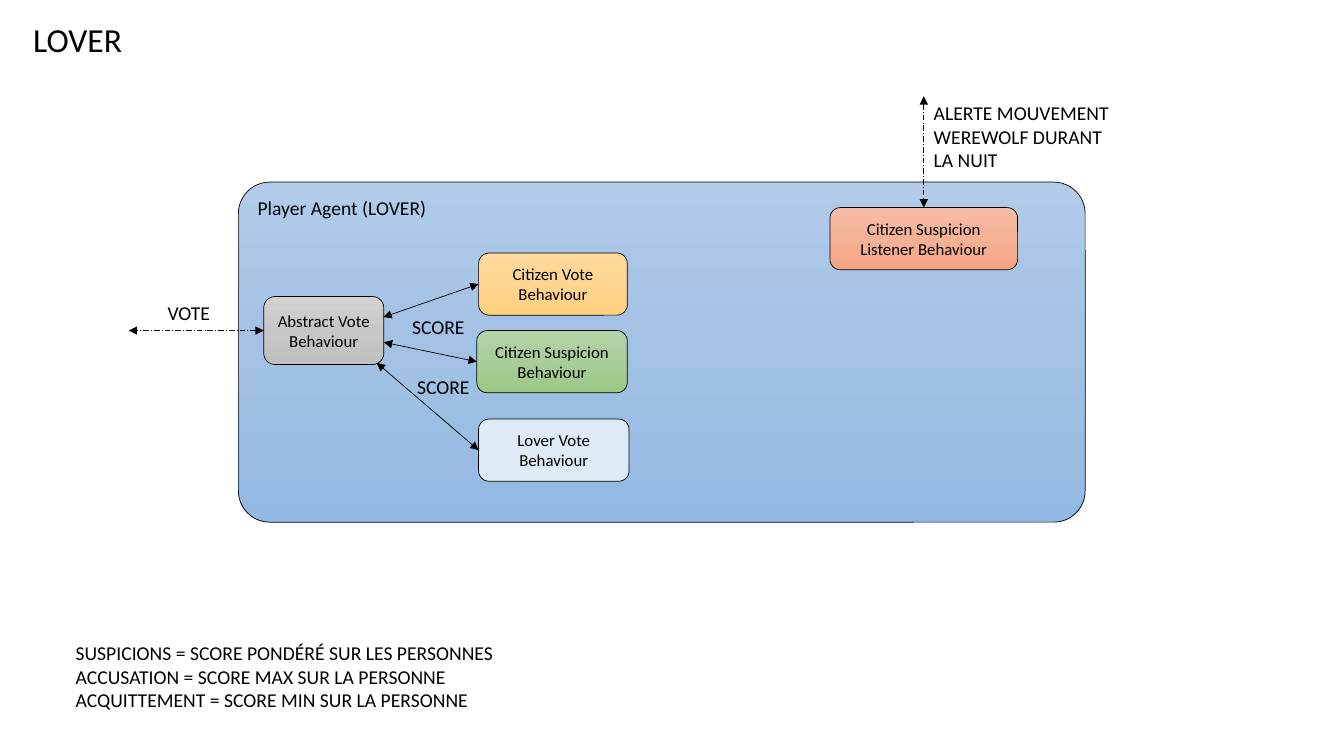
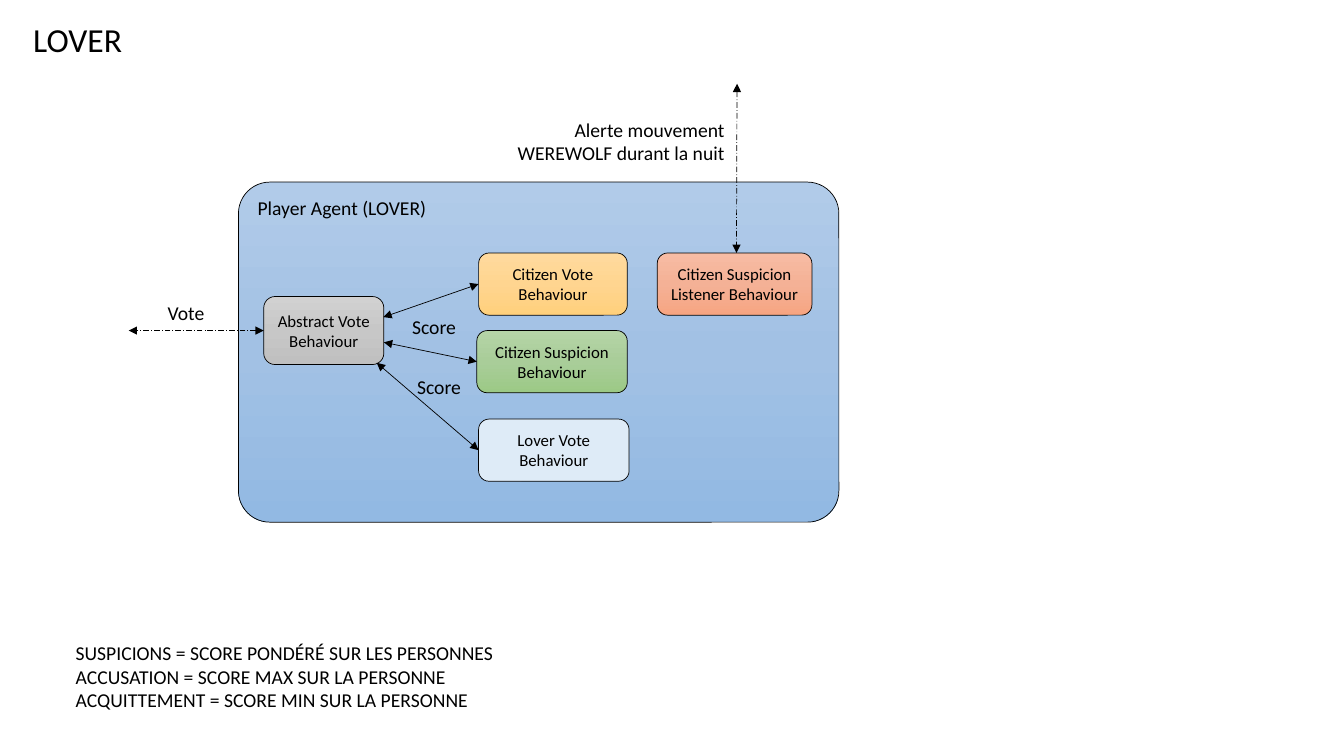
Before and after one commit to konamdav/Loup-Garou, a slide deck: slide 22 of README.pptx. Drawn at 1344x756 pixels with LibreOffice and Linux fonts; fonts in the diff are those of the drawing. Boxes give left, top, right and bottom in pixels: in the first picture for what was removed or moved away, otherwise in the second. Text is boxed around its words. In the diff, an @@ line names an element or a change of style, - is before the commit and + after.

```diff
--- a/README.pptx
+++ b/README.pptx
@@ double arrow moved from (924, 96) - (924, 208) to (737, 84) - (737, 253) @@
@@ text at <box>518,123,725,160</box>: text changed @@
-ALERTE MOUVEMENT
-WEREWOLF DURANT LA NUIT
+Alerte mouvement
+WEREWOLF durant la nuit
@@ rounded rectangle "Player Agent (LOVER)": place and size @@
-rounded rectangle "Player Agent (LOVER)" at <box>239,182,1086,522</box>
+rounded rectangle "Player Agent (LOVER)" at <box>239,182,840,522</box>
@@ rounded rectangle "Citizen Suspicion Listener Behaviour": place and size @@
-rounded rectangle "Citizen Suspicion Listener Behaviour" at <box>830,208,1017,270</box>
+rounded rectangle "Citizen Suspicion Listener Behaviour" at <box>657,253,812,316</box>
@@ text at <box>168,307,205,320</box>: text changed @@
-VOTE
+Vote
@@ text at <box>412,321,456,334</box>: text changed @@
-SCORE
+Score
@@ text at <box>417,381,461,400</box>: text changed @@
-SCORE
+Score
```
Also in this commit, not shown: 8 other slides changed, 3 slides added.
